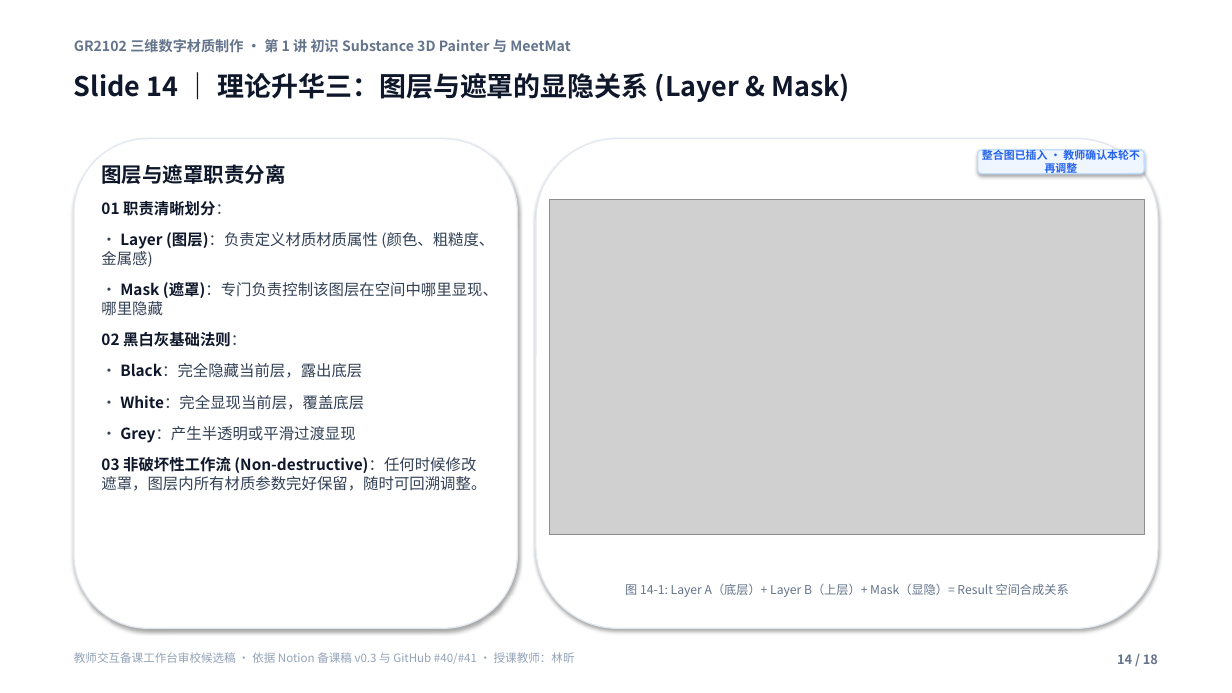
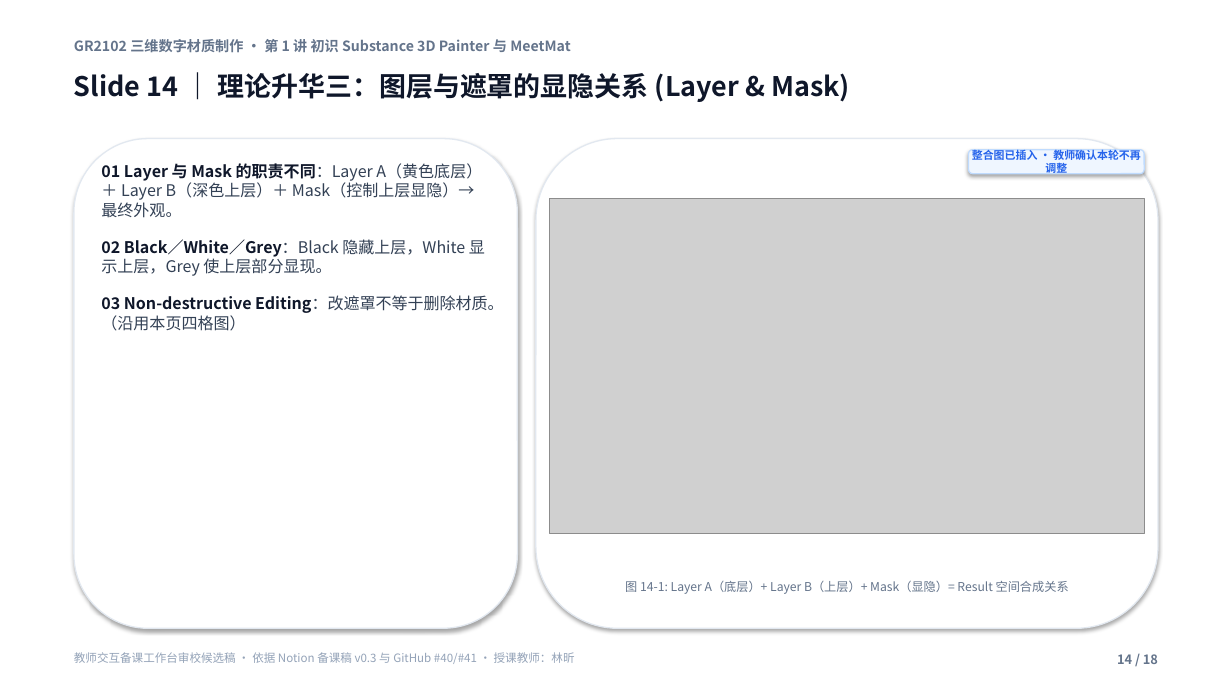
Before and after one commit to carllx/corso-pbr-materials, a slide deck: slide 14 of W1_MeetMat_18slides_teacher_review.pptx. Drawn at 1232x693 pixels with LibreOffice and Linux fonts; fonts in the diff are those of the drawing; grey boxes stand for pictures. Boxes give left, top, right and bottom in pixels: in the first picture for what was removed or moved away, otherwise in the second. Text is boxed around its words. In the diff, an @@ line names an element or a change of style, - is before the commit and + after.

```diff
--- a/W1_MeetMat_18slides_teacher_review.pptx
+++ b/W1_MeetMat_18slides_teacher_review.pptx
@@ rounded rectangle "整合图已插入 · 教师确认本轮不再调整": place and size @@
-rounded rectangle "整合图已插入 · 教师确认本轮不再调整" at [978,150,1144,174]
+rounded rectangle "整合图已插入 · 教师确认本轮不再调整" at [969,150,1144,174]
@@ text at [101,163,503,331]: text changed; size 12 to 12.5 pt @@
-图层与遮罩职责分离
-01 职责清晰划分：
-• Layer (图层)：负责定义材质材质属性 (颜色、粗糙度、金属感)
-• Mask (遮罩)：专门负责控制该图层在空间中哪里显现、哪里隐藏
-02 黑白灰基础法则：
-• Black：完全隐藏当前层，露出底层
-• White：完全显现当前层，覆盖底层
-• Grey：产生半透明或平滑过渡显现
-03 非破坏性工作流 (Non-destructive)：任何时候修改遮罩，图层内所有材质参数完好保留，随时可回溯调整。
+01 Layer 与 Mask 的职责不同：Layer A（黄色底层）＋ Layer B（深色上层）＋ Mask（控制上层显隐）→ 最终外观。
+02 Black／White／Grey：Black 隐藏上层，White 显示上层，Grey 使上层部分显现。
+03 Non-destructive Editing：改遮罩不等于删除材质。（沿用本页四格图）
```
Also in this commit, not shown: 17 other slides changed, 5 other files.
